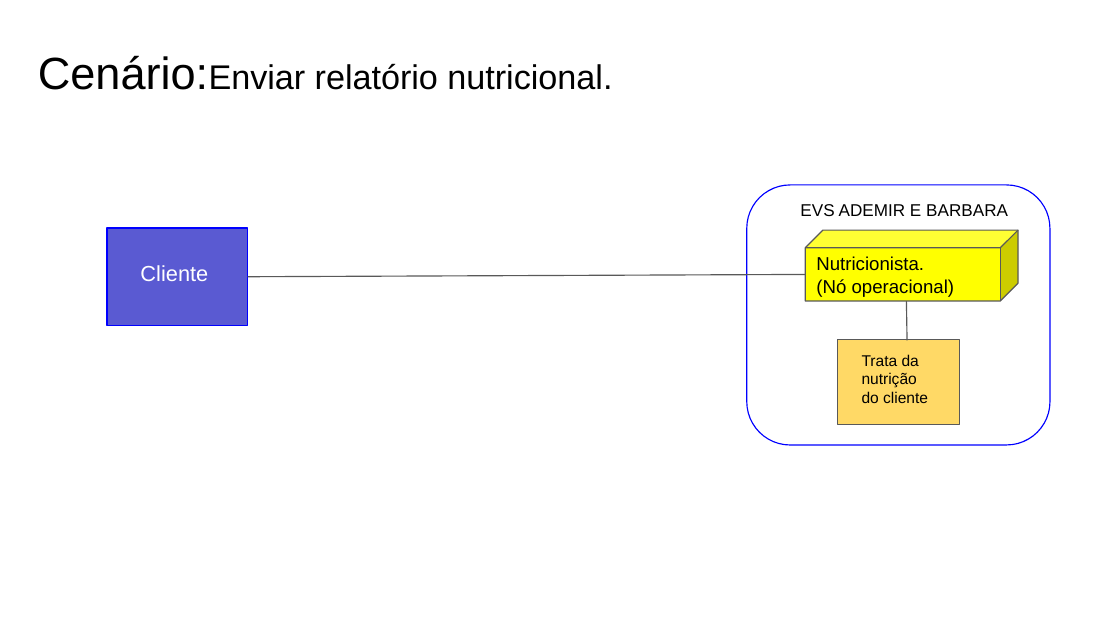
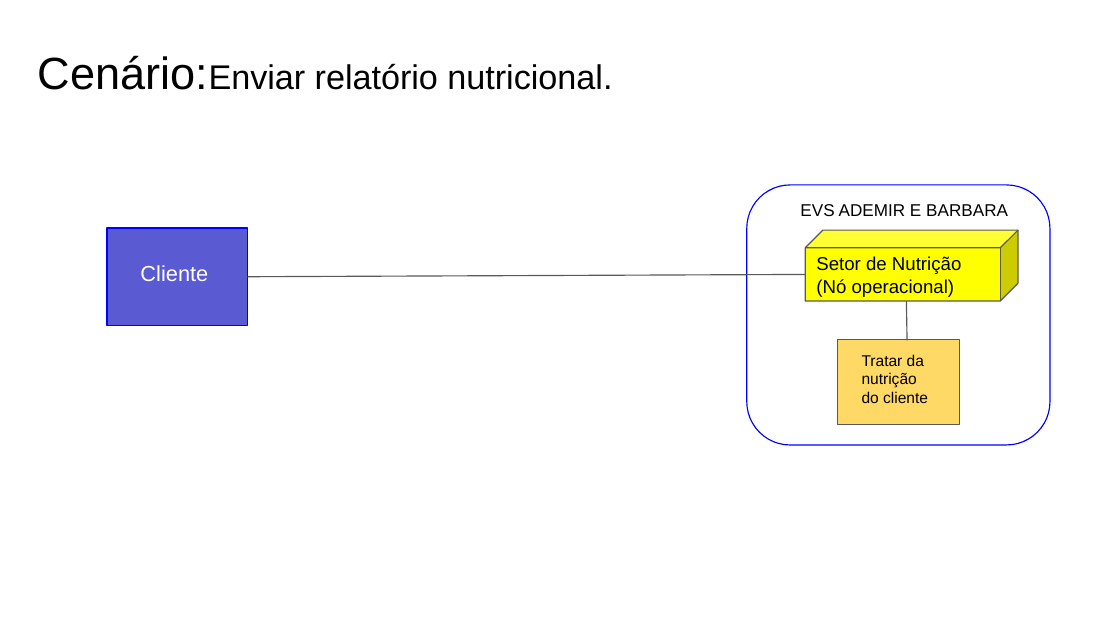
Before and after one commit to Viniciustertuliano/eng-soft, a slide deck: slide 5 of Artefatos/15 -Arquitetura de Negócio para cada Cenário.pptx (slide 4 before the commit). Drawn at 1120x630 pixels with LibreOffice and Linux fonts; fonts in the diff are those of the drawing. Boxes give left, top, right and bottom in pixels: in the first picture for what was removed or moved away, otherwise in the second. Text is boxed around its words. In the diff, an @@ line names an element or a change of style, - is before the commit and + after.

```diff
--- a/Artefatos/15 -Arquitetura de Negócio para cada Cenário.pptx
+++ b/Artefatos/15 -Arquitetura de Negócio para cada Cenário.pptx
@@ text in cube at box(816, 256, 961, 297): text changed @@
-Nutricionista.
-(Nó operacional)
+Setor de Nutrição
+(Nó operacional)
@@ text at box(862, 354, 928, 403): text changed @@
-Trata da nutrição do cliente
+Tratar da nutrição do cliente
```
Also in this commit, not shown: 3 other slides changed, 1 slide added, 22 other files.
